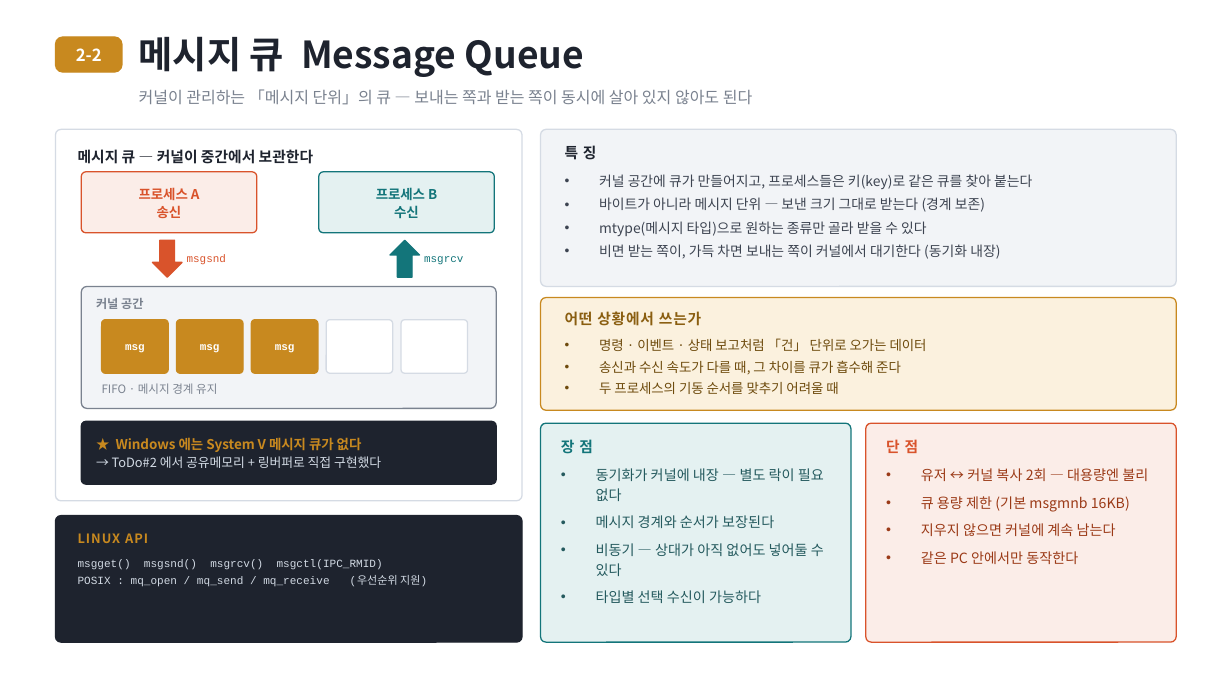
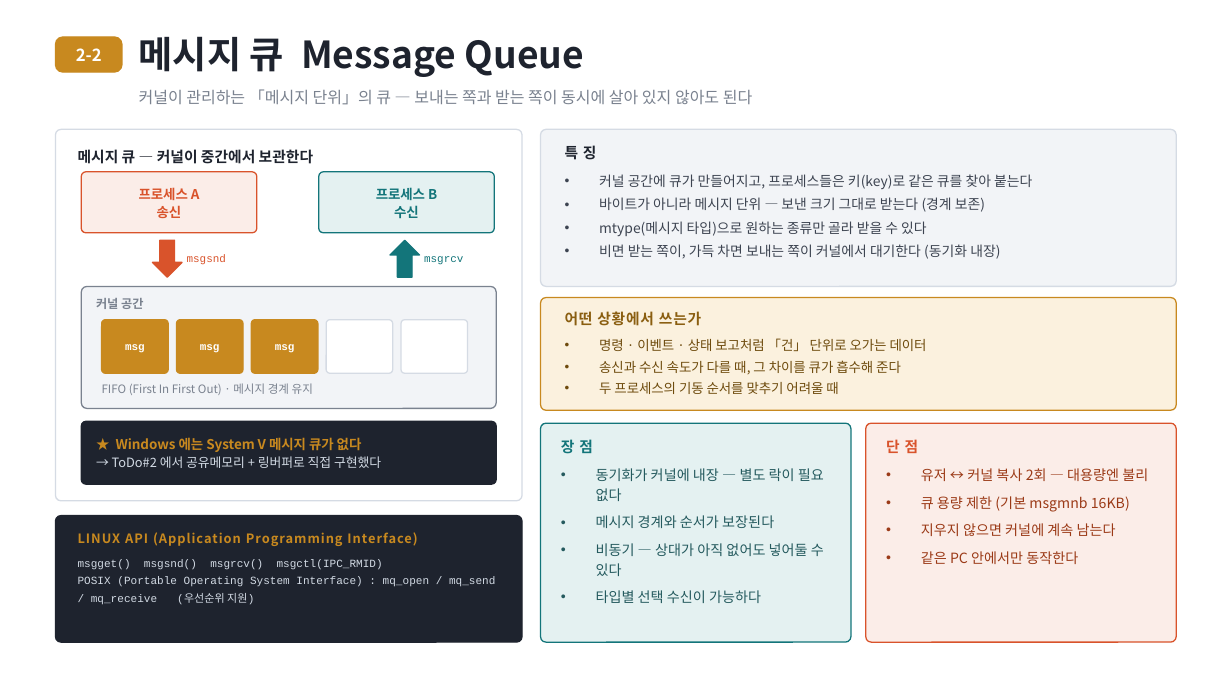
Before and after one commit to harley-hwan/IpcProc, a slide deck: slide 8 of ref/발표자료/IPC_발표자료.pptx. Drawn at 1232x693 pixels with LibreOffice and Linux fonts; fonts in the diff are those of the drawing. Boxes give left, top, right and bottom in pixels: in the first picture for what was removed or moved away, otherwise in the second. Text is boxed around its words. In the diff, an @@ line names an element or a change of style, - is before the commit and + after.

Commit message:
발표자료 영어 약어에 원문 병기
- 뮤텍스 제목에 Mutex (MUTual EXclusion) 표기, 부제 중복 제거
- PID · PC · SP · FIFO · API · POSIX · CPU · DLL · MFC · UI · CRT 원문 괄호 추가
- 2-1 비교표 헤더에 IP 원문(Internet Protocol) 추가
- 약어가 처음 나오거나 개념을 설명하는 슬라이드 한 곳에만 표기
- 발표자료 PDF, 대본합본 PDF(4·7·8·12·13·15·16 쪽) 재출력

```diff
--- a/ref/발표자료/IPC_발표자료.pptx
+++ b/ref/발표자료/IPC_발표자료.pptx
@@ text at (x1=102, y1=383, x2=313, y2=395): text changed @@
-FIFO · 메시지 경계 유지
+FIFO (First In First Out) · 메시지 경계 유지
@@ text at (x1=78, y1=532, x2=417, y2=546): text changed @@
-LINUX API
+LINUX API (Application Programming Interface)
@@ text at (x1=78, y1=577, x2=495, y2=605): text changed @@
-POSIX : mq_open / mq_send / mq_receive (우선순위 지원)
+POSIX (Portable Operating System Interface) : mq_open / mq_send / mq_receive (우선순위 지원)
```
Also in this commit, not shown: 6 other slides changed, 2 other files.
